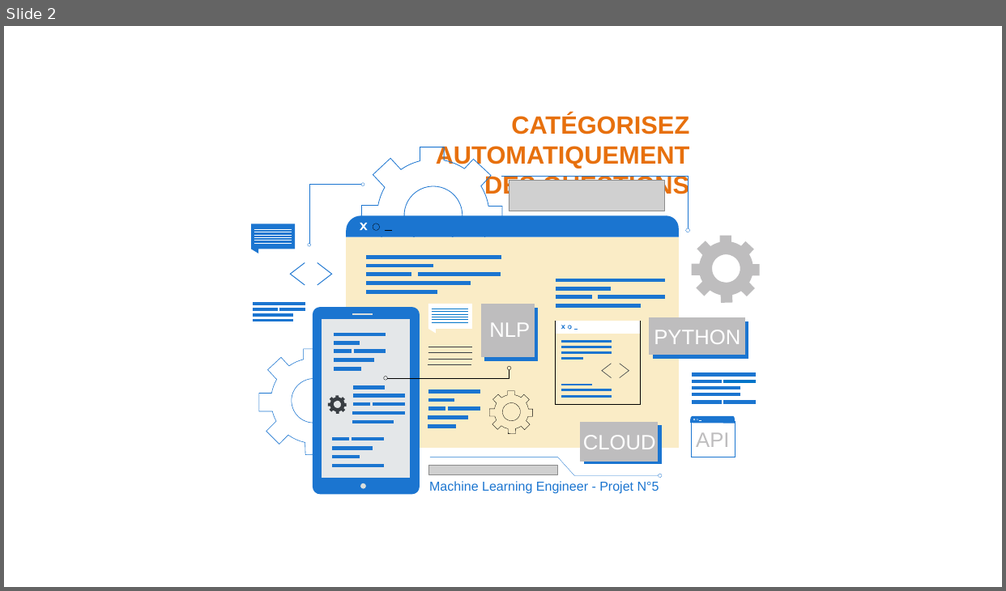
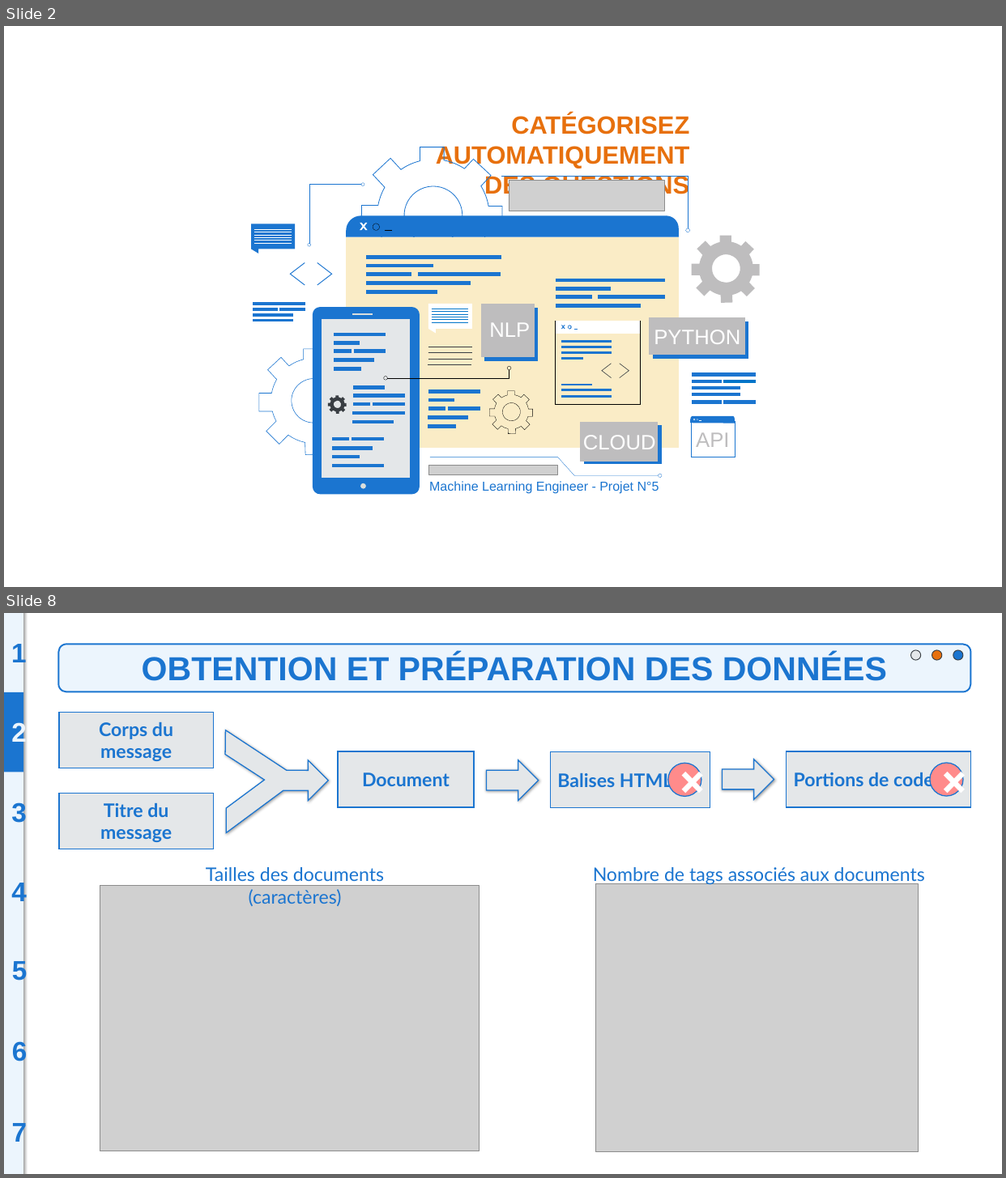
Before and after one commit to BiGHeaDMaX/Suggestion-automatique-de-mots-cles, a slide deck: 07 - Présentation.pptx. Shown one above the other, each under a label of ours: slide 2 before the commit, slides 2 and 8 after it; the slides between them are not shown. The pictures are 1006x591 and 1006x1178 pixels, drawn with LibreOffice and Linux fonts; fonts in the diff are those of the drawing; grey boxes stand for pictures. Boxes give left, top, right and bottom in pixels: in the first picture for what was removed or moved away, otherwise in the second. Text is boxed around its words. In the diff, an @@ line names an element or a change of style, - is before the commit and + after.

```diff
--- a/07 - Présentation.pptx
+++ b/07 - Présentation.pptx
@@ slide 8 added at [4,613,1002,1174], background #FFFFFF @@
@@ rectangle added at [4,613,23,1174], fill #ECF5FD @@
@@ text added at [11,641,27,668], 26 pt, text #1B75D0, bold @@
+1
@@ group added at [58,645,971,692]: 3 freeform shapes, 1 rounded rectangle, 1 text @@
+OBTENTION ET PRÉPARATION DES DONNÉES
@@ rectangle added at [4,692,23,773], fill #1B75D0 @@
@@ freeform shape added at [177,699,330,851], fill #E4E7E9, outline #1B75D0 1 pt @@
@@ text added at [11,720,27,747], 26 pt, text #ECF5FD, bold @@
+2
@@ rectangle added at [59,712,214,768], fill #E4E7E9, outline #1B75D0 1 pt, 18 pt, text #1B75D0, bold @@
+Corps du message
@@ rectangle added at [338,752,474,807], fill #E4E7E9, outline #1B75D0 1 pt, 18 pt, text #1B75D0, bold @@
+Document
@@ rectangle added at [551,752,710,807], fill #E4E7E9, outline #1B75D0 1 pt, 18 pt, text #1B75D0, bold @@
+Balises HTML
@@ rectangle added at [786,752,971,807], fill #E4E7E9, outline #1B75D0 1 pt, 18 pt, text #1B75D0, bold @@
+Portions de code
@@ right arrow added at [487,760,539,801], fill #E4E7E9, outline #1B75D0 1 pt @@
@@ ellipse added at [668,764,701,796], fill #FF8B8B, outline #1B75D0 1 pt, 44 pt, text #FFFFFF, bold @@
+×
@@ right arrow added at [722,760,774,800], fill #E4E7E9, outline #1B75D0 1 pt @@
@@ ellipse added at [930,763,963,796], fill #FF8B8B, outline #1B75D0 1 pt, 44 pt, text #FFFFFF, bold @@
+×
@@ text added at [11,800,27,827], 26 pt, text #1B75D0, bold @@
+3
@@ rectangle added at [59,793,214,849], fill #E4E7E9, outline #1B75D0 1 pt, 18 pt, text #1B75D0, bold @@
+Titre du message
@@ text added at [206,867,384,906], 18 pt, text #1B75D0 @@
+Tailles des documents (caractères)
@@ text added at [593,867,925,886], 18 pt, text #1B75D0 @@
+Nombre de tags associés aux documents
@@ text added at [11,880,27,907], 26 pt, text #1B75D0, bold @@
+4
@@ picture added at [100,885,479,1152] @@
@@ picture added at [595,884,918,1152] @@
@@ text added at [12,959,27,986], 26 pt, text #1B75D0, bold @@
+5
@@ text added at [12,1039,27,1066], 26 pt, text #1B75D0, bold @@
+6
@@ text added at [12,1120,27,1147], 26 pt, text #1B75D0, bold @@
+7
```
Also in this commit, not shown: 7 slides changed, 16 other slides added, 1 slide removed.
